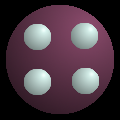
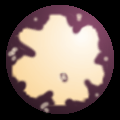
Layered file, before and after one edit (120 × 120). Changes by layer:
added layer "burst" above "7 pions" over [left=6, top=12, right=110, bottom=114]
hid "4 pions" over [left=24, top=23, right=99, bottom=95]
showed "1 pion" over [left=47, top=47, right=74, bottom=73]
